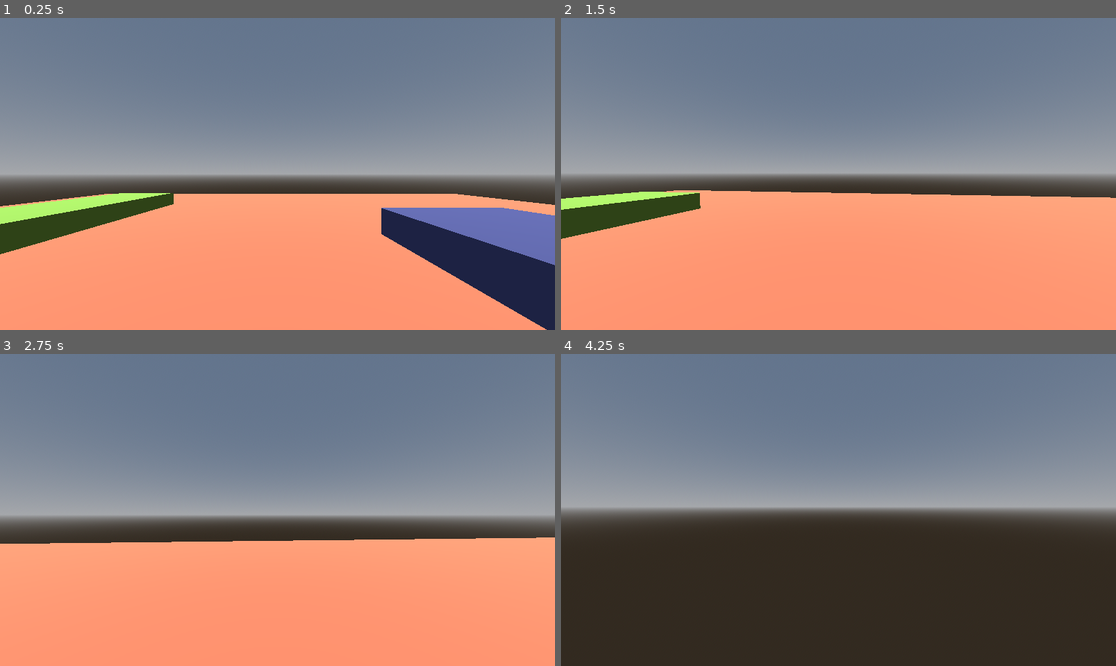
Above: before the commit, frames 1-4 (two rows, left to right).
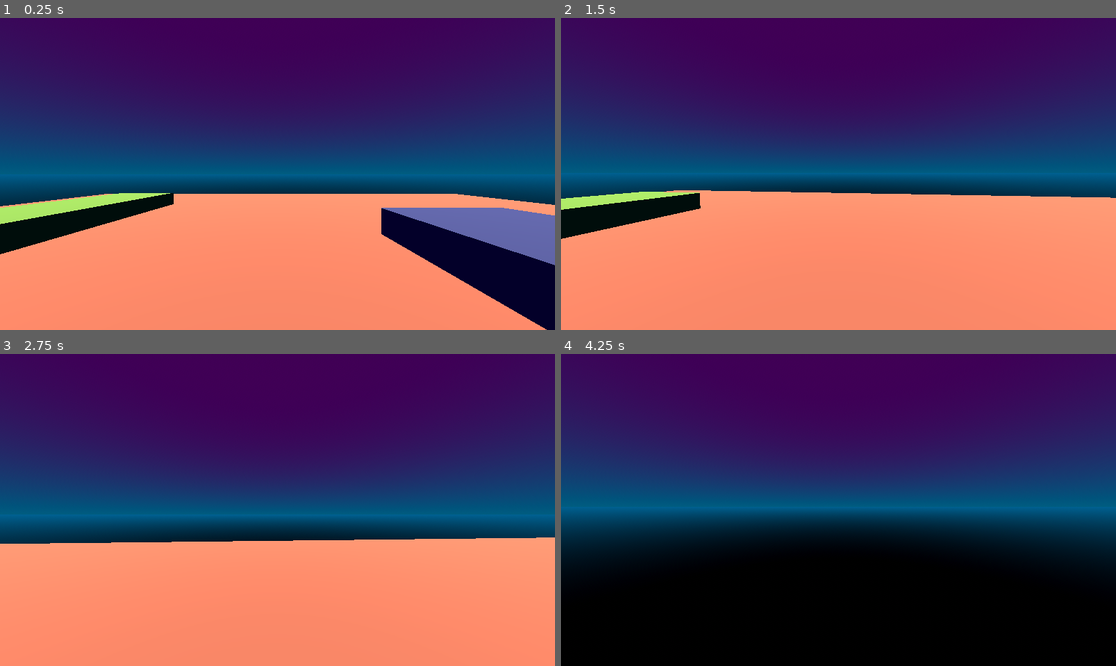
Above: after the commit, the same moments.

Repository: Sirrah025/big-mode-slick-game
Game: Godot game, scene res://Scenes/prototype_scene.tscn
Same seed, same stepped clock (60 frames per second), same inputs: the game is played once before the commit and once after it.
Inputs (mouse positions are in pixels of both pictures, inside the frame that each line leads up to):
- Up to frame 1 (0.25 s): no input
- Up to frame 2 (1.5 s): move the mouse to (866, 174) at 0.52 s; hold Shift (Sprint) 0.53-1.28 s; hold W (Forward) from 0.53 s (still down); tap Space (Jump) at 0.77 s; move the mouse to (810, 174) at 1.27 s; tap Shift (Sprint) at 1.35 s
- Up to frame 3 (2.75 s): keep holding W (Forward); tap Space (Jump) at 1.52 s; move the mouse to (288, 503) at 2.02 s; hold Shift (Sprint) from 2.03 s (still down)
- Up to frame 4 (4.25 s): keep holding W (Forward); tap Enter at 2.75 s; move the mouse to (832, 516) at 2.77 s; release Shift (Sprint) at 2.78 s; tap Shift (Sprint) at 2.85 s; tap Space (Jump) at 3.02, 3.77 s; move the mouse to (877, 513) at 3.52 s; hold Shift (Sprint) from 3.53 s (still down)

The runs differ from the first frame. In frame 1, 64% of the frame differs, in the area x 0-100%, y 0-100%; in frame 2, 58%; in frame 3, 60%; in frame 4, 100%.

Commit message:
Created Attack Resource and Refactored Hitbox signals
Created a resource for data about the attacks. This will contain the health damage and the changes it would make to the speed of the player. I refactored the code for the hitbox component so we have separate signals and we can follow the pattern of a separate signal for each data type, reducing how the data is tied to our functionality.

Diff:
--- /dev/null
+++ b/slick_game/Entities/Attack_Data.gd
@@ -0,0 +1,5 @@
+class_name AttackData
+extends Resource
+
+@export var health_damage := 5
+@export var speed_change := 2.0
--- /dev/null
+++ b/slick_game/Entities/enemies/Attack Data/Player Attack Data.tres
@@ -0,0 +1,7 @@
+[gd_resource type="Resource" script_class="Attack_data" format=3 uid="uid://bp3avlsoamum2"]
+
+[ext_resource type="Script" uid="uid://cv4qrlfo2ryb8" path="res://Entities/Attack_Data.gd" id="1_xlgf6"]
+
+[resource]
+script = ExtResource("1_xlgf6")
+metadata/_custom_type_script = "uid://cv4qrlfo2ryb8"
--- a/slick_game/Scenes/player.tscn
+++ b/slick_game/Scenes/player.tscn
@@ -36,6 +36,11 @@
 [node name="CollisionShape3D" type="CollisionShape3D" parent="Hitbox Component" unique_id=574987428]
 shape = SubResource("CapsuleShape3D_vgqql")
 
+[node name="Speed Change Cooldown" type="Timer" parent="." unique_id=1907676990]
+unique_name_in_owner = true
+wait_time = 2.0
+
 [connection signal="area_entered" from="Hitbox Component" to="Hitbox Component" method="_on_area_entered"]
 [connection signal="body_entered" from="Hitbox Component" to="Hitbox Component" method="_on_body_entered"]
-[connection signal="hit_box_hit" from="Hitbox Component" to="Health Component" method="_on_hitbox_component_hit_box_hit"]
+[connection signal="change_speed" from="Hitbox Component" to="." method="_on_alter_speed"]
+[connection signal="damage" from="Hitbox Component" to="Health Component" method="_on_damage"]
--- a/slick_game/Scenes/prototype_scene.tscn
+++ b/slick_game/Scenes/prototype_scene.tscn
@@ -24,6 +24,11 @@
 size = Vector3(4, 2, 10)
 
 [sub_resource type="ProceduralSkyMaterial" id="ProceduralSkyMaterial_lci7e"]
+sky_top_color = Color(0.25533897, 0.013022352, 0.33062598, 1)
+sky_horizon_color = Color(2.3102762e-06, 0.36333403, 0.5027083, 1)
+ground_bottom_color = Color(0, 0, 0, 1)
+ground_horizon_color = Color(2.4065375e-07, 0.3797114, 0.5697334, 1)
+ground_curve = 0.07210041
 
 [sub_resource type="Sky" id="Sky_3a2rb"]
 sky_material = SubResource("ProceduralSkyMaterial_lci7e")
--- a/slick_game/Scripts/Components/health_component.gd
+++ b/slick_game/Scripts/Components/health_component.gd
@@ -3,7 +3,5 @@
 @export var health := 100
 
 
-
-
-func _on_hitbox_component_hit_box_hit(damage: int, speed_loss: float) -> void:
+func _on_damage(damage: int) -> void:
 	health -= damage
--- a/slick_game/Scripts/Components/hitbox_component.gd
+++ b/slick_game/Scripts/Components/hitbox_component.gd
@@ -1,15 +1,17 @@
 extends Area3D
 
-signal hit_box_hit(damage: int, speed_loss: float)
+signal change_speed(speed_change: float)
+signal damage(damage: int)
 
+# Pass attack data to other parts of the player scene
+func _emit_hit_box_signal(attack_data: AttackData) -> void:
+	change_speed.emit(attack_data.speed_change)
+	damage.emit(attack_data.health_damage)
 
-func _emit_hit_box_signal() -> void:
-	hit_box_hit.emit(5, 2.0)
+# Grab attack_data from the damaging area
+func _on_body_entered(body: Node3D) -> void:
+	_emit_hit_box_signal(body.attack_data)
 
-
-func _on_body_entered(body: Node3D) -> void:
-	_emit_hit_box_signal()
-
-
+# Grab attack_data from the damaging area
 func _on_area_entered(area: Area3D) -> void:
-	_emit_hit_box_signal()
+	_emit_hit_box_signal(area.attack_data)
--- a/slick_game/Scripts/Player/player.gd
+++ b/slick_game/Scripts/Player/player.gd
@@ -1,5 +1,6 @@
 extends CharacterBody3D
 
+# Speed variables
 var speed
 @export var WALK_SPEED = 5.0
 @export var SPRINT_SPEED = 8.0
@@ -14,6 +15,9 @@
 #FOV variables
 const BASE_FOV = 75.0
 const FOV_CHANGE = 1.5
+
+# Speed Change Timer
+@onready var speed_change_cooldown_timer = %"Speed Change Cooldown"
 
 @onready var head = $Head
 @onready var camera = $Head/PlayerCamera
@@ -74,3 +78,12 @@
 	pos.y = sin(time * BOB_FREQ) * BOB_AMP
 	pos.x = cos(time * BOB_FREQ / 2) * BOB_AMP
 	return pos
+
+
+# Change speed of player temporarily
+func _on_alter_speed(speed_change: float) -> void:
+	# A timer needed to give players breathing room for negative speed changes
+	if speed_change_cooldown_timer.is_stopped() && speed_change < 0.0:
+		speed_change_cooldown_timer.start()
+	else:
+		speed += speed_change
Not shown, added: slick_game/Entities/Attack_Data.gd.uid
